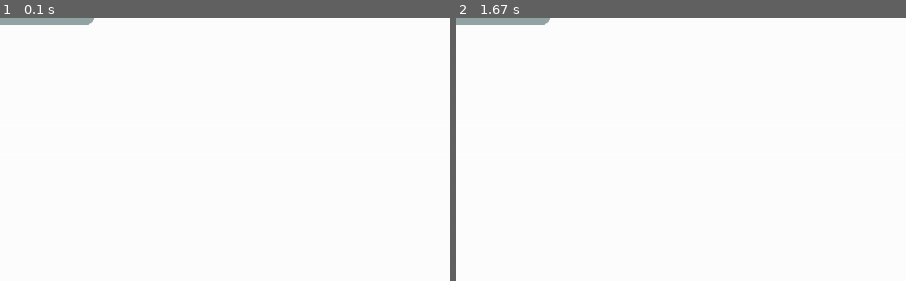
Above: before the commit, frames 1-2 (left to right).
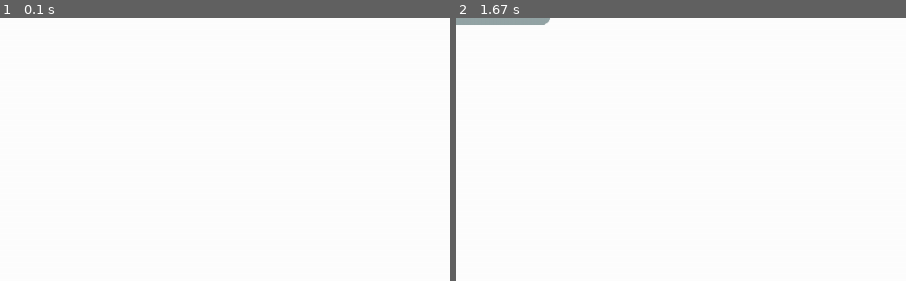
Above: after the commit, the same moments.

Repository: Okto3/pygame-project
Game: pygame game, started from pymunk tests.py
Same seed, same stepped clock (60 frames per second), same inputs: the game is played once before the commit and once after it.
Inputs (mouse positions are % of the whole screen's width and height, from its top left):
- Up to frame 1 (0.1 s): no input
- Up to frame 2 (1.67 s): hold N 0.33-0.8 s; hold Right 0.33-0.8 s; move the mouse to (46, 54) at 0.37 s; press the mouse at (19, 35) at 0.87 s; move the mouse to (19, 54) at 0.97 s; release the mouse at (19, 73) at 1.1 s
The pictures show only the part of the screen within x 0-50%, y 0-50%; the shares and areas given below are measured in that part.

The runs differ from the first frame. In frame 1, 0.5% of the frame differs, in the area x 0-21%, y 0-3%; in frame 2, nothing differs.

Commit message:
multiple platforms

Diff:
--- a/pymunk tests.py
+++ b/pymunk tests.py
@@ -25,12 +25,9 @@
         self.running = True
         self.ticks_to_next_ball = 10
         self.active_shape = None
-        self.lineID
         self.dragging = False
-        self.activePlatform = 0
         self.rotating = False
-        self.lineAngle = math.pi/2
-
+        self.platformRotations = []
 
 
 
@@ -52,22 +49,12 @@
                 self.y = 0
 
 
-
     def add_static_scenery(self) -> None:
-        static_body = self.space.static_body
 
         self.linePoint1X = 0
         self.linePoint1Y = 0
         self.linePoint2X = 100
         self.linePoint2Y = 0
-
-        self.platformLine = pymunk.Segment(static_body, (self.linePoint1X, self.linePoint1Y), (self.linePoint2X, self.linePoint2Y), 7.0)
-        self.platformLine.elasticity = 1
-        self.platformLine.friction = 0.9
-
-        self.space.add(self.platformLine)
-        self.lineID = self.space.shapes[0]._id
-
 
     def process_events(self) -> None:
         for event in pygame.event.get():
@@ -78,58 +65,68 @@
 
 
             elif event.type == pygame.MOUSEBUTTONDOWN:
-                #self.dragging = True
                 self.mouse_x, self.mouse_y = event.pos
                 p = from_pygame(event.pos, self.screen)
                 self.active_shape = None
                 for s in self.space.shapes:
-                    if s._id == self.lineID:
-
-                        dist = s.point_query(p)
-                        if dist.distance < 0:
-                            self.active_shape = s
-                            #print(event.pos)
-                            self.dragging = True
-                            self.activePlatform = self.active_shape._id
+                    dist = s.point_query(p)
+                    if dist.distance < 0:
+                        self.active_shape = s
+                        self.dragging = True
 
             elif event.type == pygame.KEYDOWN:
                 if event.key == pygame.K_LEFT:
                     if self.active_shape:
-                        self.lineAngle += 0.2
+                        self.active_shape.rotation += 0.2
+                        self.rotatePlatform()
 
                 if event.key == pygame.K_RIGHT:
                     if self.active_shape:
-                        self.lineAngle -= 0.2
+                        self.active_shape.rotation -= 0.2
 
-                self.rotatePlatform()
+                        self.rotatePlatform()
+
+                if event.key == pygame.K_n:
+                    self.create_Platform()
 
 
             elif event.type == pygame.MOUSEMOTION:
                 if self.dragging == True:
                     self.mouse_x, self.mouse_y = event.pos
-                    self.space.remove(self.platformLine)
-                    self.platformLine.body.position = (self.mouse_x + self.offset_x,self.mouse_y + self.offset_y)
-                    self.space.add(self.platformLine)
-                    self.lineID = self.space.shapes[0]._id
+                    self.space.remove(self.active_shape)
+                    self.active_shape.body.position = (self.mouse_x + self.offset_x,self.mouse_y + self.offset_y)
+                    self.space.add(self.active_shape)
             elif event.type == pygame.MOUSEBUTTONUP:
                 self.dragging = False
 
 
+    def create_Platform (self) -> None:
+        static_body = self.space.static_body
+        platformLine = pymunk.Segment(static_body, (self.linePoint1X, self.linePoint1Y), (self.linePoint2X, self.linePoint2Y), 7.0)
+        platformLine.elasticity = 1
+        platformLine.friction = 0.9
+        platformLine.rotation = math.pi/2 # I MADE UP THIS ROTATION VARIABLE AND ASSIGNED IT TO PLATFORM LINE.
+
+        self.space.add(platformLine)
+
+
     def rotatePlatform (self) -> None:
 
-        xc = (self.platformLine.a.x + self.platformLine.b.x) / 2
-        yc = (self.platformLine.a.y + self.platformLine.b.y) / 2
-        xa = xc - math.sin(self.lineAngle)*50
-        ya = yc - math.cos(self.lineAngle)*50
-        xb = xc + math.sin(self.lineAngle)*50
-        yb = yc + math.cos(self.lineAngle)*50
+        xc = (self.active_shape.a.x + self.active_shape.b.x) / 2
+        yc = (self.active_shape.a.y + self.active_shape.b.y) / 2
+        xa = xc - math.sin(self.active_shape.rotation)*50
+        ya = yc - math.cos(self.active_shape.rotation)*50
+        xb = xc + math.sin(self.active_shape.rotation)*50
+        yb = yc + math.cos(self.active_shape.rotation)*50
 
-        self.space.remove(self.platformLine)
-        self.platformLine = pymunk.Segment(self.space.static_body, (xa, ya), (xb, yb), 7.0)
-        self.space.add(self.platformLine)
-        self.lineID = self.space.shapes[0]._id
-        self.platformLine.elasticity = .9
-        self.platformLine.friction = 0.9
+        r = self.active_shape.rotation
+
+        self.space.remove(self.active_shape)
+        self.active_shape = pymunk.Segment(self.space.static_body, (xa, ya), (xb, yb), 7.0)
+        self.active_shape.rotation = r
+        self.space.add(self.active_shape)
+        self.active_shape.elasticity = .9
+        self.active_shape.friction = 0.9
 
 
     def update_balls(self) -> None:
@@ -149,7 +146,7 @@
         body = pymunk.Body(mass, inertia)
         body.position = 100, 100
         shape = pymunk.Circle(body, radius, (0, 0))
-        shape.elasticity = 1
+        shape.elasticity = .99
         shape.friction = 0.9
         self.space.add(body, shape)
         self.balls.append(shape)
@@ -161,11 +158,6 @@
     def draw_objects(self) -> None:
         self.space.debug_draw(self.draw_options)
 
-        if self.active_shape != None:
-            s = self.active_shape
-            r = int(s.radius)
-            p = to_pygame(s.a, self.screen)
-            pygame.draw.circle(self.screen, (255,0,0), p, r, 3)
 
 
 if __name__ == "__main__":
